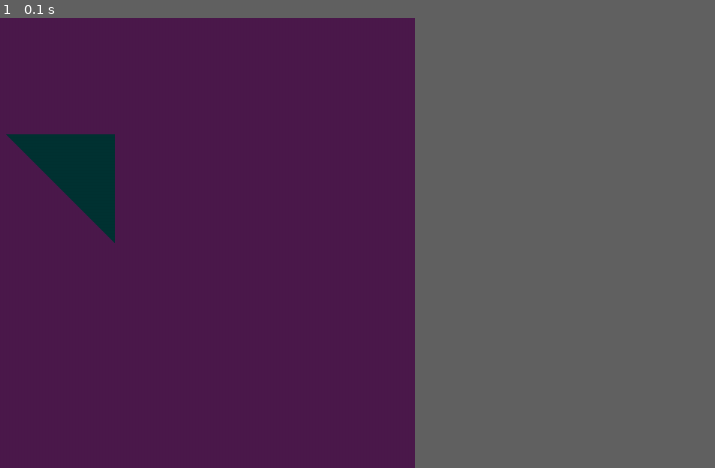
Above: before the commit, frame 1.
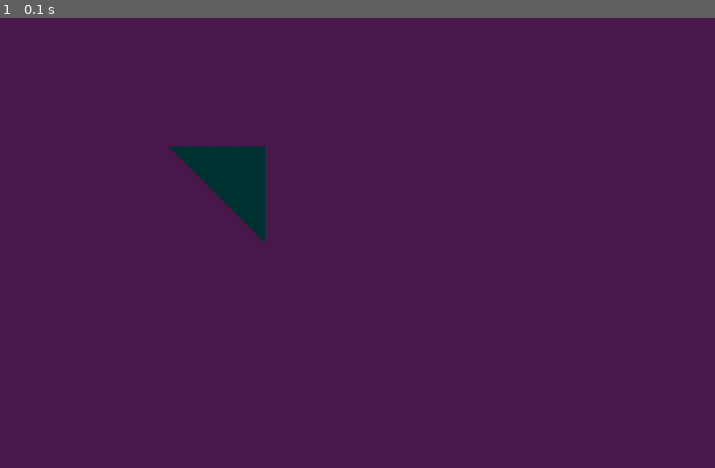
Above: after the commit, the same moment.

Repository: fovtran/PyGame_samples
Game: pygame game, started from OpenGL_PyGame_Simple.py
Same seed, same stepped clock (60 frames per second), same inputs: the game is played once before the commit and once after it.
Inputs:
- Up to frame 1 (0.1 s): no input
In our replay, the window is 600x450 before the commit and 900x450 after it. These sizes can differ from the game's own. Grey fills any space a smaller window leaves; there, only what the larger window draws over its background counts as a difference.

The runs differ from the first frame. In frame 1, 3.3% of the frame differs, in the area x 0-38%, y 25-50%.

Commit message:
General updates

Diff:
--- a/GlutWindow.py
+++ b/GlutWindow.py
@@ -35,6 +35,7 @@
 	Gl.glEnable(Gl.GL_LIGHTING)
 	Gl.glEnable(Gl.GL_LIGHT0)
 	Gl.glLightfv(Gl.GL_LIGHT0, Gl.GL_POSITION, (.2, .2, -5))
+
 	Gl.glEnable(Gl.GL_COLOR_MATERIAL)
 	Gl.glClearColor(.3, .1, .3, 1.0)
 	Gl.glPolygonMode(Gl.GL_FRONT_AND_BACK, Gl.GL_LINE)
--- a/Glut_Simplest_OpenGL_Window.py
+++ b/Glut_Simplest_OpenGL_Window.py
@@ -1,6 +1,8 @@
 import sys, time
-import math
-import numpy
+import math as m
+import numpy as np
+import scipy as sc
+import sympy as sy
 
 from OpenGL.GL import *
 from OpenGL.GLU import *
@@ -23,7 +25,7 @@
 
 # Create a window, setting its title
 glutCreateWindow('interactive')
-glutInitWindowSize(600, 600)
+glutInitWindowSize(1200, 600)
 
 # Set the display callback.  You can set other callbacks for keyboard and mouse events.
 glutDisplayFunc(display)
--- a/OpenGL_PyGame_Simple.py
+++ b/OpenGL_PyGame_Simple.py
@@ -5,19 +5,23 @@
 from ctypes import *
 import numpy as np
 
+w = 1200
+h = 600
 pygame.init ()
-screen = pygame.display.set_mode ((800,600), pygame.OPENGL|pygame.DOUBLEBUF, 24)
-glViewport (0, 0, 800, 600)
+screen = pygame.display.set_mode ((w,h), pygame.OPENGL|pygame.DOUBLEBUF, 24)
+glViewport (0, 0, w, h)
+
 glEnable(GL_LIGHTING)
 glEnable(GL_LIGHT0)
 glLightfv(GL_LIGHT0, GL_POSITION, (.2, .2, -5))
 
 glMatrixMode(GL_PROJECTION)
 glLoadIdentity()
-gluPerspective(45, float(800) / 600, .000001, 75)
+gluPerspective(50, float(w) / h, .000001, 175)
 gluLookAt(0,0,-5, 0,0,0, 0, 1, 0)
 glMatrixMode(GL_MODELVIEW)
 glLoadIdentity()
+
 glEnable(GL_COLOR_MATERIAL)
 
 glPolygonMode(GL_FRONT_AND_BACK, GL_FILL)
